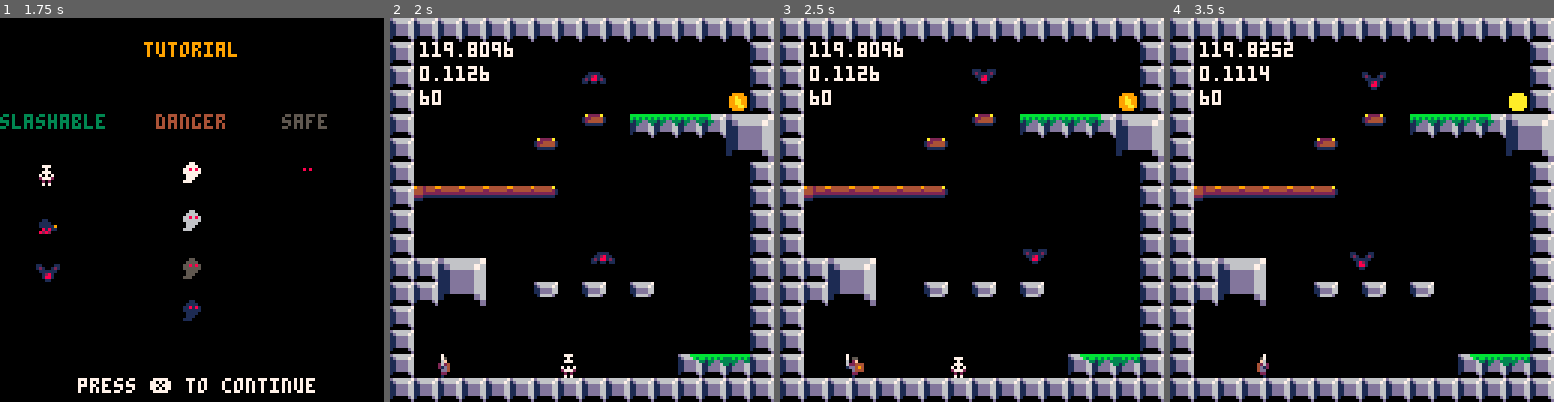
Above: before the commit, frames 1-4 (left to right).
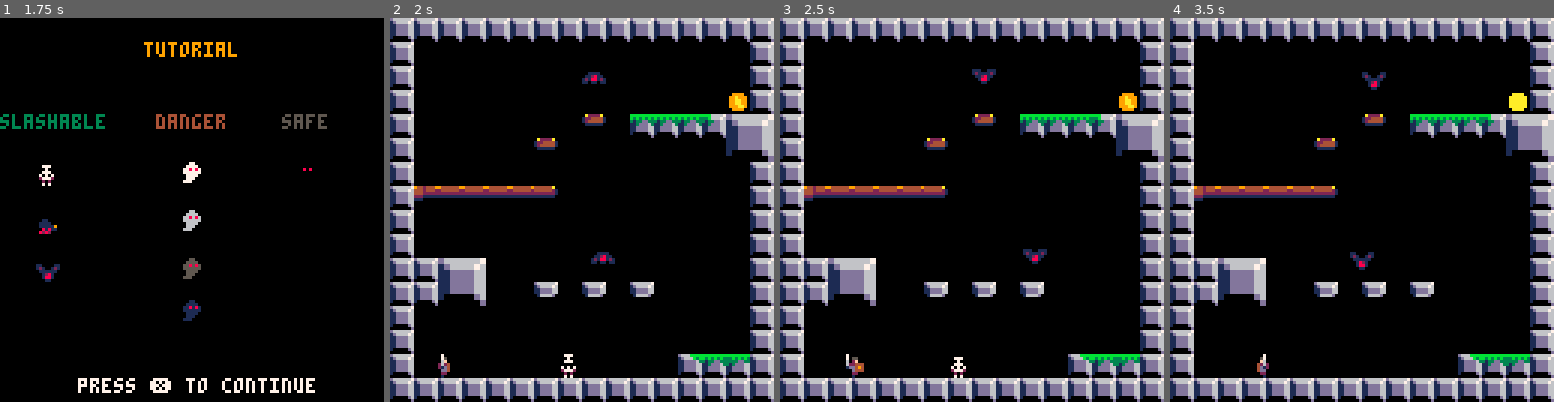
Above: after the commit, the same moments.

Repository: Levrault/pico8-sieur-lacassagne-dungeon
Game: PICO-8 cartridge sieur-lacassagne-dungeon.p8
Two runs of this game, one before a commit and one after it. Both use one fixed random seed, a clock stepped at 60 frames per second and the inputs below.
Inputs:
- Up to frame 1 (1.75 s): tap X (X key) at 0.33, 1.07 s; tap O (Z key) at 0.7, 1.7 s; hold Right from 1.6 s (still down)
- Up to frame 2 (2 s): keep holding Right; tap X (X key) at 1.85 s
- Up to frame 3 (2.5 s): release Right at 2.1 s; tap O (Z key) at 2.1 s; hold Right from 2.47 s (still down)
- Up to frame 4 (3.5 s): tap O (Z key) at 2.5, 2.9, 3.3 s; tap X (X key) at 2.97 s; release Right at 3.03 s; hold Left from 3.08 s (still down)

Frame 1 is identical in both runs. In frame 2, 0.9% of the frame differs, in the area x 7-33%, y 6-23%; in frame 3, 0.9%; in frame 4, 0.9%.

Commit message:
fix(level): set camera for winning screen

Diff:
--- a/sieur-lacassagne-dungeon.p8
+++ b/sieur-lacassagne-dungeon.p8
@@ -26,7 +26,7 @@
 	music(0)
 	gm=make_game_manager()
 	gm:main_menu()
-	-- gm:set_level(11)
+	-- gm:set_level(10)
 end
 
 function _update60()
@@ -209,6 +209,8 @@
 		elseif level==11 then--x[640,768] y[128,256]
 			self.cam_x=0
 			self.cam_y=0
+			self.d_cam_x=0
+			self.d_cam_y=0
 
 			self.state=7
 			gm:ending()
@@ -442,9 +444,9 @@
 
 		if (self.state==3 or self.state==6 or self.state==7 or self.state==8) return
 
-		print(stat(0),self.cam_x+10,self.cam_y+8)
-		print(stat(1),self.cam_x+10,self.cam_y+16)
-		print(stat(7),self.cam_x+10,self.cam_y+24)
+		-- print(stat(0),self.cam_x+10,self.cam_y+8)
+		-- print(stat(1),self.cam_x+10,self.cam_y+16)
+		-- print(stat(7),self.cam_x+10,self.cam_y+24)
 		--player update
 		self.player:draw()
 
